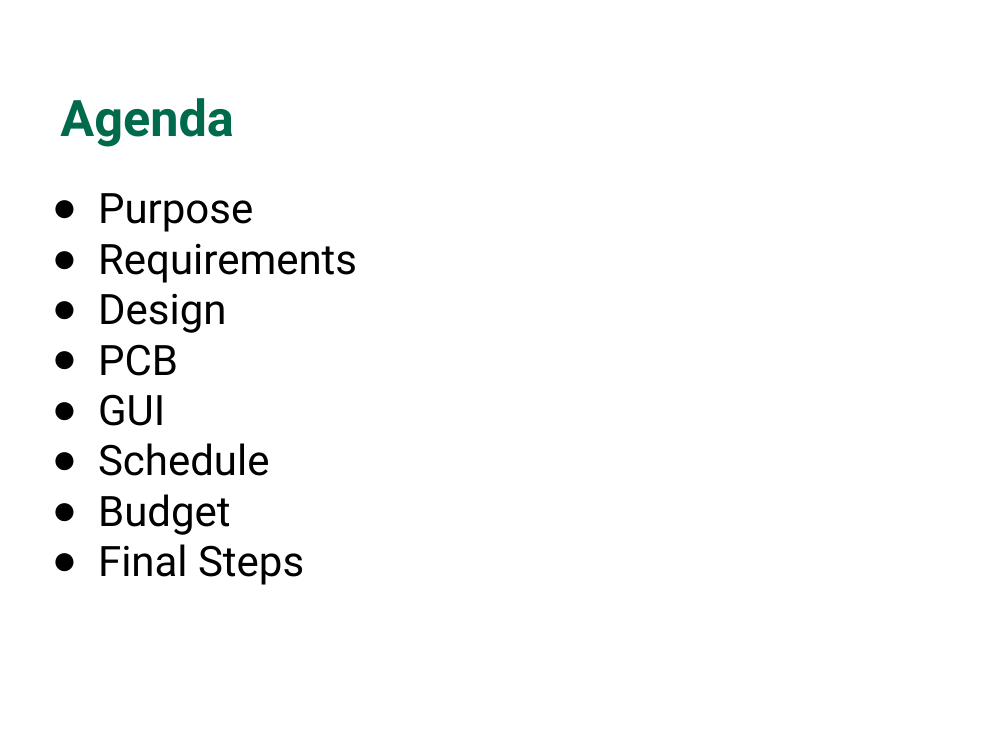
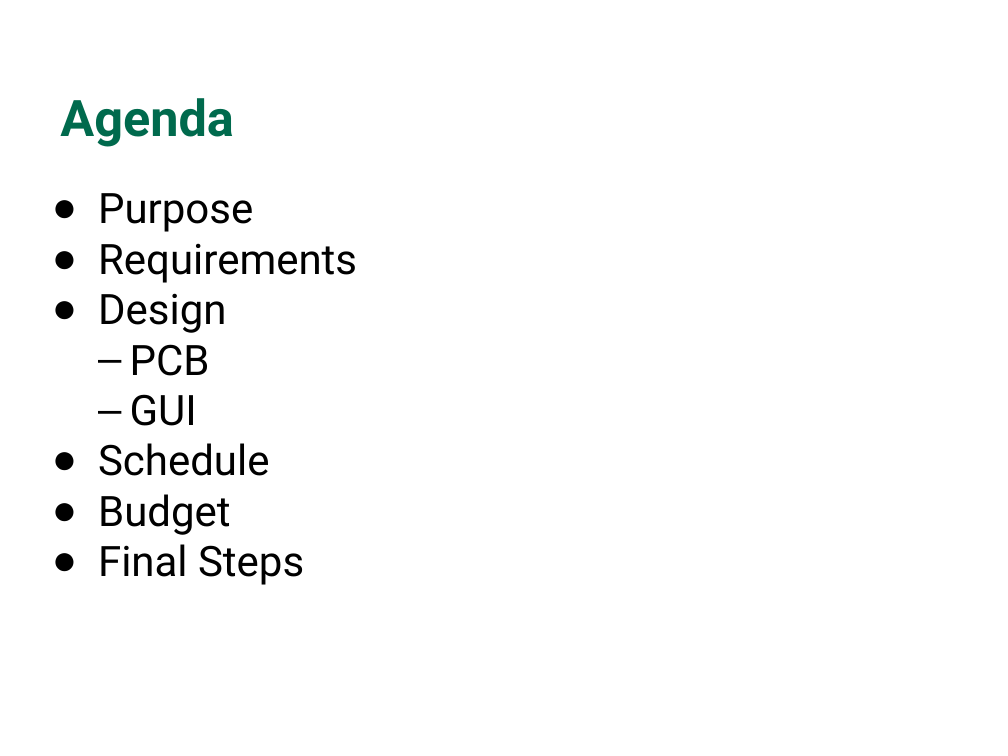
Before and after one commit to WCP52/docs, a slide deck: slide 3 of official/pres/Presentation.odp. Drawn at 1008x756 pixels with LibreOffice and Linux fonts; fonts in the diff are those of the drawing; background and template pictures are left out. Boxes give left, top, right and bottom in pixels: in the first picture for what was removed or moved away, otherwise in the second. Text is boxed around its words. In the diff, an @@ line names an element or a change of style, - is before the commit and + after.

```diff
--- a/official/pres/Presentation.odp
+++ b/official/pres/Presentation.odp
@@ text at (130, 344, 210, 426): bullet ● to –; list level 1 to 2 in "PCB"; list level 1 to 2 in "GUI" @@
```
Also in this commit, not shown: 6 other slides changed.
